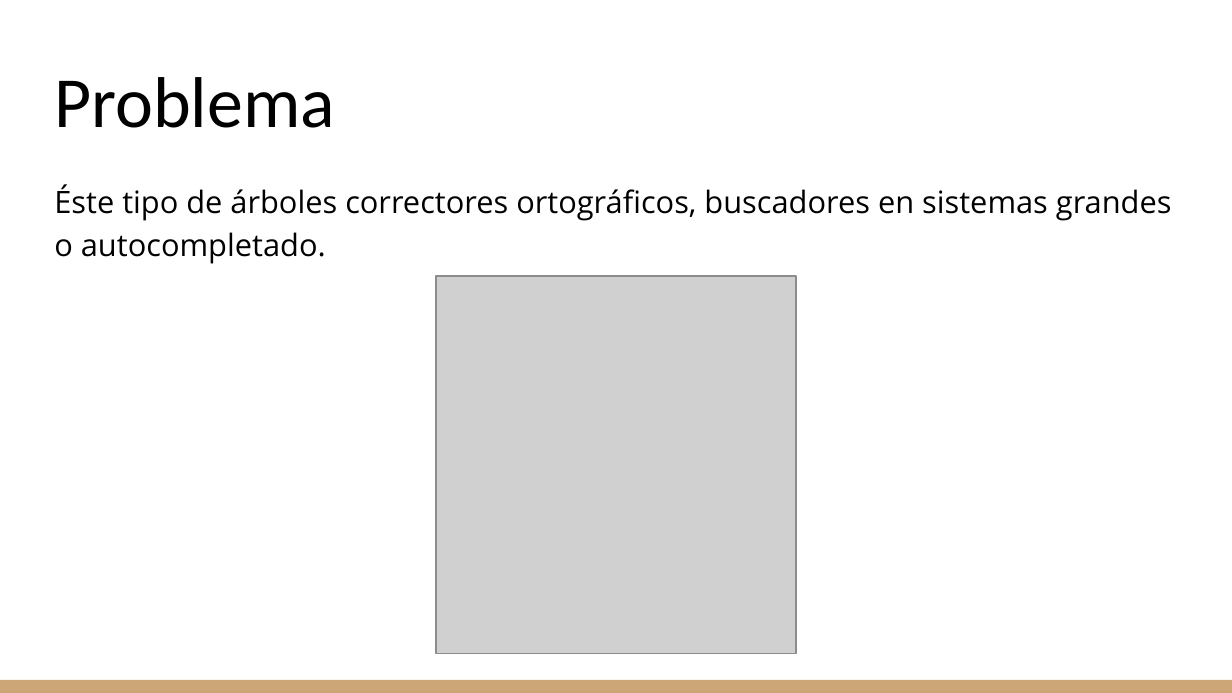
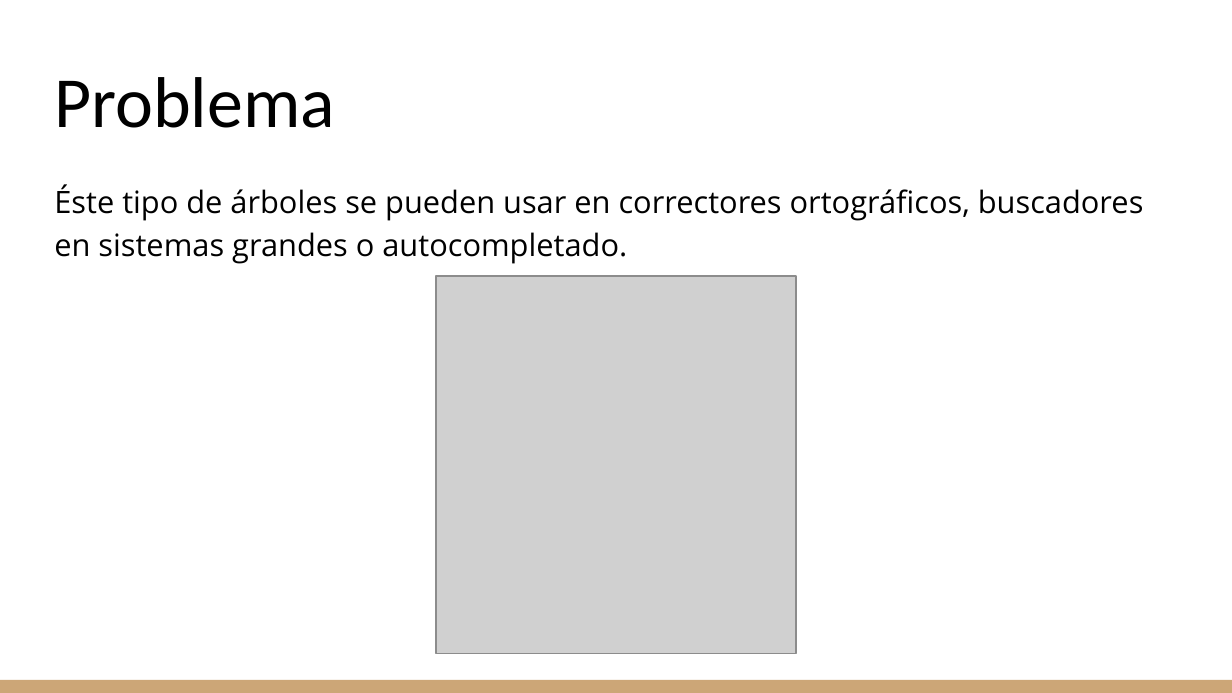
Before and after one commit to 0xftorres/trabajo-final-estructuras-y-algoritmos, a slide deck: slide 4 of docs/pptx-primeraentrega.pptx. Drawn at 1232x693 pixels with LibreOffice and Linux fonts; fonts in the diff are those of the drawing; grey boxes stand for pictures. Boxes give left, top, right and bottom in pixels: in the first picture for what was removed or moved away, otherwise in the second. Text is boxed around its words. In the diff, an @@ line names an element or a change of style, - is before the commit and + after.

```diff
--- a/docs/pptx-primeraentrega.pptx
+++ b/docs/pptx-primeraentrega.pptx
@@ text at bbox=[54, 185, 1144, 264]: text changed @@
-Éste tipo de árboles correctores ortográficos, buscadores en sistemas grandes o autocompletado.
+Éste tipo de árboles se pueden usar en correctores ortográficos, buscadores en sistemas grandes o autocompletado.
```
Also in this commit, not shown: 4 other slides changed, 7 slides added, 1 slide removed.
